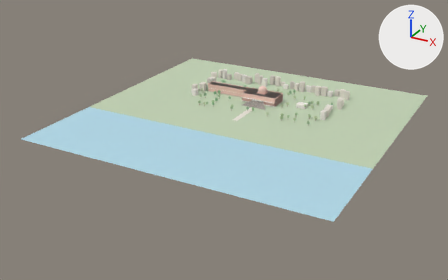
A saved change to the glTF model public/models/ahsan-manzil-lod1.glb.
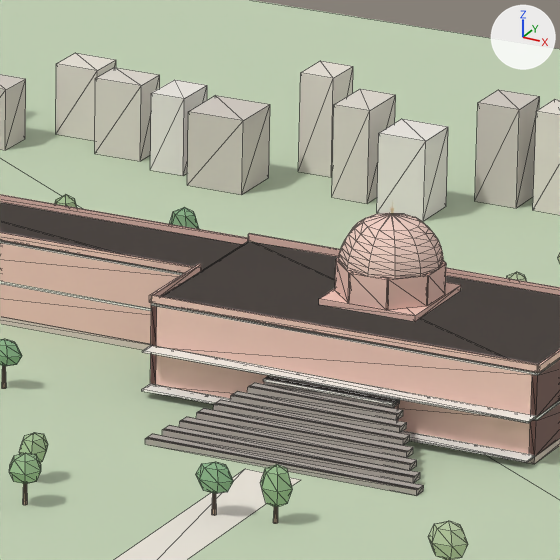
Each version appears first whole from a 50 mm camera at (422.0, -828.0, 334.0) aimed at (21.0, -99.0, -31.0), and next in a close-up on the part from 51% to 62% of the width and 24% to 41% of the height. Every picture has the same lights, and +X, +Y and +Z are marked at upper right. The older version's two pictures come first. The close-ups show mesh edges as thin lines. Vertices at exactly the same position are counted once.

The older version as bpy lines, for what is in view:
```python
me_dome = bpy.data.meshes.new('Dome')
me_dome.from_pydata(...)  # 109 vertices, 204 faces; spans x 27.9..41.7, y -6.9..6.9, z 18.6..25.13
me_dome.materials.append(mat_heritage_vertex_colours)
me_dome_drum = bpy.data.meshes.new('Dome_Drum')
me_dome_drum.from_pydata(...)  # 72 vertices, 108 faces; spans x 27.8..41.8, y -7.0..7.0, z 13.6..18.6
me_dome_drum.materials.append(mat_heritage_vertex_colours)
me_site_approach = bpy.data.meshes.new('Site_Approach')
me_site_approach.from_pydata(...)  # 4 vertices, 2 faces; spans x 30.8..38.8, y -92.0..-34.0, z 0.0
me_site_approach.materials.append(mat_heritage_vertex_colours)
me_stair_s = bpy.data.meshes.new('Stair_S')
me_stair_s.from_pydata(...)  # 128 vertices, 192 faces; spans x 15.3..54.3, y -32.1..-16.1, z 0.0..6.4
me_stair_s.materials.append(mat_heritage_vertex_colours)
ob_dome = bpy.data.objects.new('Dome', me_dome)
ob_dome.location = (0.0, 0.0, 0.0)
ob_dome_drum = bpy.data.objects.new('Dome_Drum', me_dome_drum)
ob_dome_drum.location = (0.0, 0.0, 0.0)
ob_site_approach = bpy.data.objects.new('Site_Approach', me_site_approach)
ob_site_approach.location = (0.0, 0.0, 0.0)
ob_stair_s = bpy.data.objects.new('Stair_S', me_stair_s)
ob_stair_s.location = (0.0, 0.0, 0.0)
# also in view: 'Veranda_S' at (35.0, -16.0, 4.0); 'Site_Trees' at (35.0, -4.0, 4.0); 'Plinth' at (0.0, 0.0, 0.0); 'Rangmahal_FF' at (35.0, 0.0, 10.0); 'Andarmahal' at (-28.0, 7.0, 6.0)
```
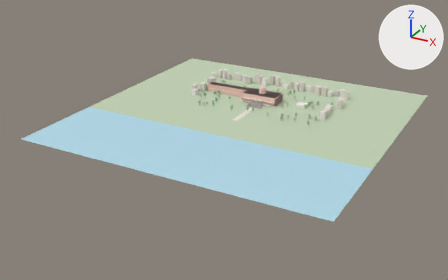
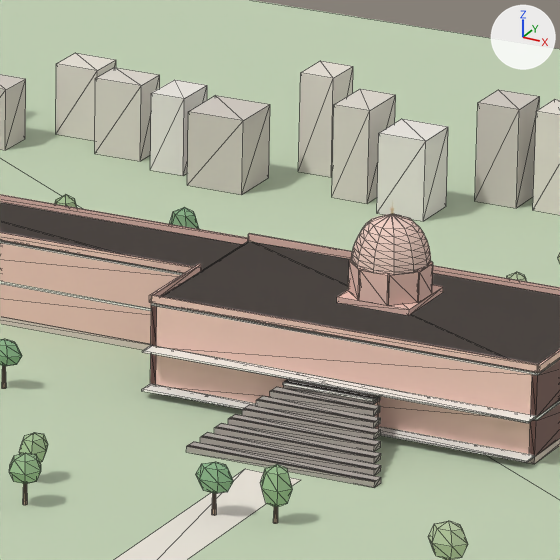
The edits, one by one:
me_stair_s is used by ob_stair_s; location (0.0, 0.0, 0.0).
me_stair_s had 128 vertices, 192 faces and spanned x 15.3..54.3, y -32.1..-16.1, z 0.0..6.4.
me_stair_s now has 128 vertices, 192 faces and spans x 21.3..48.3, y -32.1..-16.1, z 0.0..6.4.
me_stair_s part 1: the whole mesh is scaled about its middle by (0.694, 1, 1).
me_dome_drum is used by ob_dome_drum; location (0.0, 0.0, 0.0).
me_dome_drum had 72 vertices, 108 faces and spanned x 27.8..41.8, y -7.0..7.0, z 13.6..18.6.
me_dome_drum now has 72 vertices, 108 faces and spans x 29.55..40.05, y -5.25..5.25, z 13.6..18.6.
me_dome_drum part 2: the loose piece of 8 vertices spanning x 27.8..41.8, y -7.0..7.0, z 13.6..14.4 is scaled about its middle by (0.75, 0.75, 1).
me_dome_drum part 3: the loose piece of 8 vertices spanning x 40.98..41.56, y -2.68..2.68, z 14.4..18.6 is scaled about its middle by (1, 0.75, 1), then moved by (-1.62, 0.0, 0.0).
me_dome_drum part 4: the loose piece of 8 vertices spanning x 32.12..37.48, y -6.76..-6.18, z 14.4..18.6 is scaled about its middle by (0.75, 1, 1), then moved by (0.0, 1.62, 0.0).
me_dome_drum part 5: 32 of 72 vertices moved; they spanned x 28.13..41.47, y -6.67..6.67, z 14.4..18.6 and now span x 29.74..39.86, y -5.06..5.06, z 14.4..18.6; mean shift (0.0, 0.0, 0.0); largest move (41.47, -2.88, 14.4) -> (39.86, -2.21, 14.4).
Other edits to the shape of me_dome_drum do not show in these pictures.
me_dome is used by ob_dome; location (0.0, 0.0, 0.0).
me_dome had 109 vertices, 204 faces and spanned x 27.9..41.7, y -6.9..6.9, z 18.6..25.13.
me_dome now has 109 vertices, 204 faces and spans x 29.55..40.05, y -5.25..5.25, z 18.6..25.13.
me_dome part 6: the whole mesh is scaled about its middle by (0.761, 0.761, 1).

Location of each change, (x1, y1, x2, y2) in pixels of the close-ups (560 x 560 px; the box of a moved part takes in the faces that stretch with it):
'Stair_S', rescaled (30% narrower, 9% shorter)
    before: (145, 376, 424, 496)
    after: (186, 379, 381, 488)
'Dome', rescaled (23% narrower, 7% shorter)
    before: (339, 213, 443, 279)
    after: (351, 214, 431, 275)
'Dome_Drum', reshaped (25% narrower, 12% shorter)
    before: (319, 257, 461, 322)
    after: (337, 259, 443, 316)
part 2 of me_dome_drum, moved or reshaped
    before: (319, 282, 461, 322)
    after: (337, 285, 443, 316)
part 3 of me_dome_drum, moved or reshaped
    before: (426, 263, 446, 306)
    after: (417, 263, 433, 302)
part 4 of me_dome_drum, moved or reshaped
    before: (349, 272, 389, 310)
    after: (359, 269, 389, 306)
part 5 of me_dome_drum, moved or reshaped
    before: (335, 260, 446, 310)
    after: (348, 260, 433, 306)
